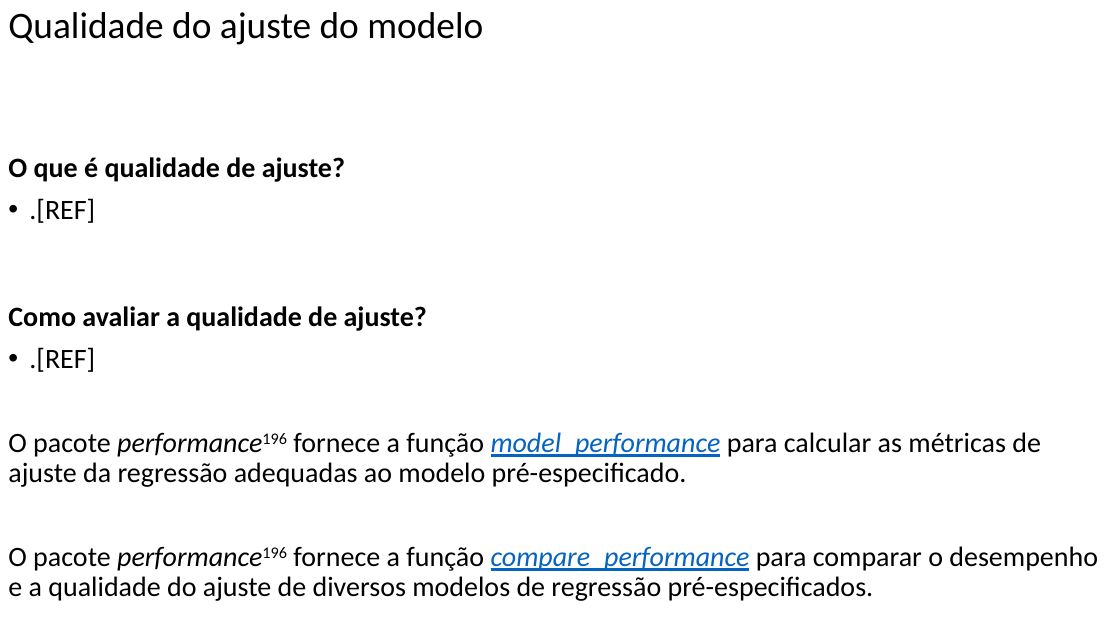
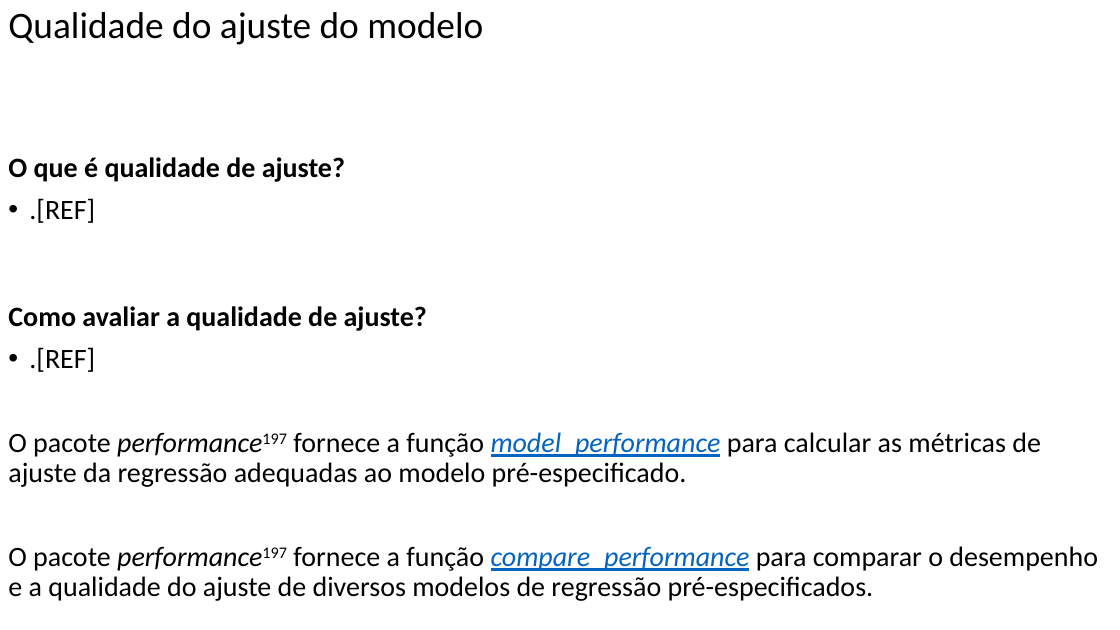
Before and after one commit to FerreiraAS/Ciencia-com-R, a slide deck: slide 116 of docs/Ciencia-com-R.pptx. Drawn at 1120x630 pixels with LibreOffice and Linux fonts; fonts in the diff are those of the drawing. Boxes give left, top, right and bottom in pixels: in the first picture for what was removed or moved away, otherwise in the second. Text is boxed around its words. In the diff, an @@ line names an element or a change of style, - is before the commit and + after.

```diff
--- a/docs/Ciencia-com-R.pptx
+++ b/docs/Ciencia-com-R.pptx
@@ text at (8, 432, 1098, 601): text changed @@
-O pacote performance196 fornece a função model_performance para calcular as métricas de ajuste da regressão adequadas ao modelo pré-especificado.
-O pacote performance196 fornece a função compare_performance para comparar o desempenho e a qualidade do ajuste de diversos modelos de regressão pré-especificados.
+O pacote performance197 fornece a função model_performance para calcular as métricas de ajuste da regressão adequadas ao modelo pré-especificado.
+O pacote performance197 fornece a função compare_performance para comparar o desempenho e a qualidade do ajuste de diversos modelos de regressão pré-especificados.
```
Also in this commit, not shown: 31 other slides changed, 37 other files.
